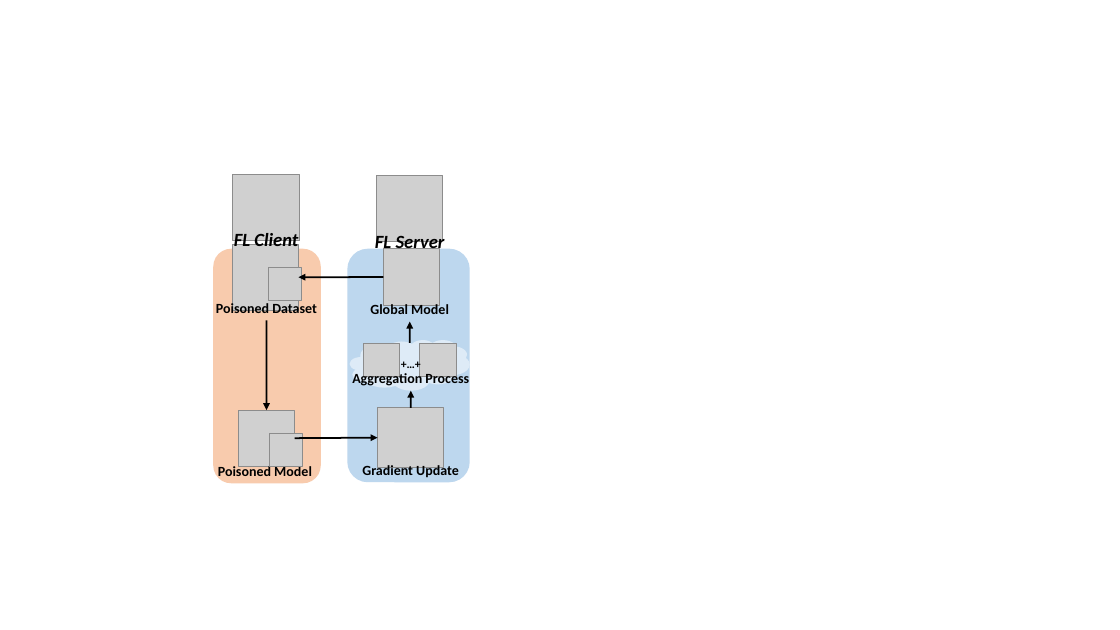
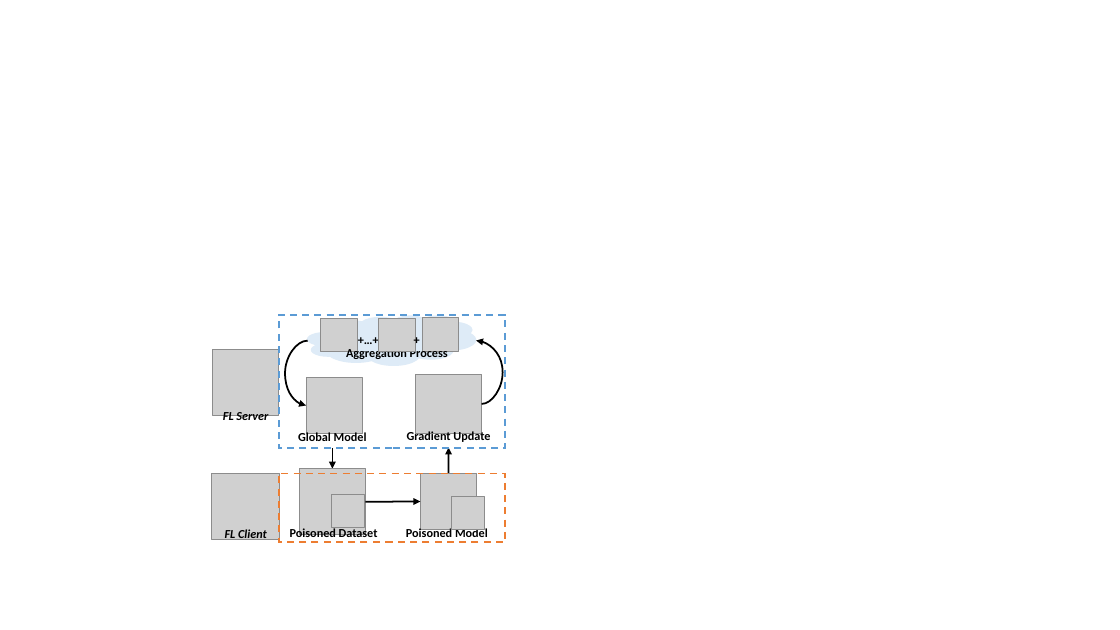
Before and after one commit to WhileBug/FLPhish, a slide deck: slide 1 of Manuscript/figures/FLPhish_System.pptx. Drawn at 1120x630 pixels with LibreOffice and Linux fonts; fonts in the diff are those of the drawing; grey boxes stand for pictures. Boxes give left, top, right and bottom in pixels: in the first picture for what was removed or moved away, otherwise in the second. Text is boxed around its words. In the diff, an @@ line names an element or a change of style, - is before the commit and + after.

```diff
--- a/Manuscript/figures/FLPhish_System.pptx
+++ b/Manuscript/figures/FLPhish_System.pptx
@@ group removed at (x1=213, y1=249, x2=471, y2=483): 2 rounded rectangles, 2 arrows @@
@@ cloud resized from (x1=350, y1=340, x2=470, y2=391) to (x1=308, y1=315, x2=476, y2=365) @@
@@ picture moved from (x1=363, y1=344, x2=400, y2=376) to (x1=321, y1=318, x2=358, y2=351) @@
@@ text "+…+" moved from (x1=392, y1=353, x2=430, y2=376) to (x1=349, y1=329, x2=387, y2=352) @@
@@ text "+…+" at (x1=349, y1=329, x2=387, y2=352): size 10 to 10.5 pt @@
@@ picture moved from (x1=419, y1=344, x2=456, y2=376) to (x1=422, y1=318, x2=459, y2=350) @@
@@ picture moved from (x1=376, y1=176, x2=443, y2=242) to (x1=213, y1=350, x2=279, y2=416) @@
@@ text "Aggregation Process" moved from (x1=352, y1=371, x2=469, y2=386) to (x1=346, y1=347, x2=448, y2=361) @@
@@ picture moved from (x1=383, y1=249, x2=439, y2=305) to (x1=306, y1=377, x2=362, y2=434) @@
@@ picture moved from (x1=378, y1=408, x2=444, y2=468) to (x1=416, y1=374, x2=482, y2=434) @@
@@ text "FL Server" at (x1=223, y1=412, x2=268, y2=424): size 16 to 10.5 pt @@
@@ text "FL Server" moved from (x1=375, y1=233, x2=445, y2=254) to (x1=223, y1=412, x2=268, y2=424) @@
@@ text "Global Model" moved from (x1=370, y1=302, x2=449, y2=314) to (x1=298, y1=430, x2=367, y2=444) @@
@@ arrow moved from (411, 408) - (411, 391) to (333, 448) - (333, 469) @@
@@ text "Gradient Update" moved from (x1=362, y1=464, x2=459, y2=477) to (x1=407, y1=430, x2=490, y2=444) @@
@@ arrow moved from (410, 343) - (410, 322) to (449, 474) - (449, 448) @@
@@ picture moved from (x1=233, y1=175, x2=300, y2=241) to (x1=212, y1=474, x2=279, y2=540) @@
@@ group added at (x1=279, y1=315, x2=506, y2=542): 2 curved arrows, 2 rectangles, 1 picture, 1 text @@
++
@@ picture moved from (x1=233, y1=245, x2=299, y2=311) to (x1=299, y1=469, x2=365, y2=535) @@
@@ picture moved from (x1=269, y1=268, x2=302, y2=301) to (x1=331, y1=495, x2=364, y2=528) @@
@@ arrow moved from (295, 439) - (378, 438) to (365, 502) - (420, 502) @@
@@ text "FL Client" moved from (x1=234, y1=233, x2=298, y2=246) to (x1=225, y1=529, x2=267, y2=542) @@
@@ text "FL Client" at (x1=225, y1=529, x2=267, y2=542): size 16 to 10.5 pt @@
@@ text "Poisoned Dataset" moved from (x1=216, y1=301, x2=317, y2=313) to (x1=290, y1=527, x2=378, y2=541) @@
@@ size 12 to 10.5 pt in 5 elements at (x1=346, y1=347, x2=448, y2=361), (x1=407, y1=430, x2=490, y2=444), (x1=298, y1=430, x2=367, y2=444), (x1=290, y1=527, x2=378, y2=541), (x1=406, y1=527, x2=488, y2=541) @@
@@ 2 pictures, 1 text moved together from (x1=218, y1=410, x2=312, y2=480) to (x1=406, y1=474, x2=488, y2=541) @@
```
Also in this commit, not shown: 5 other files.
